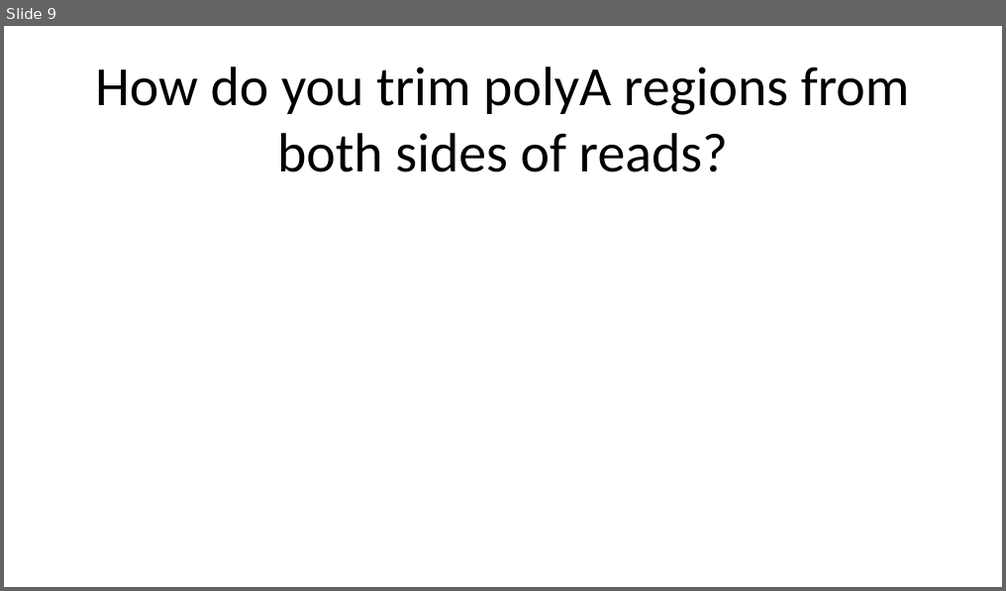
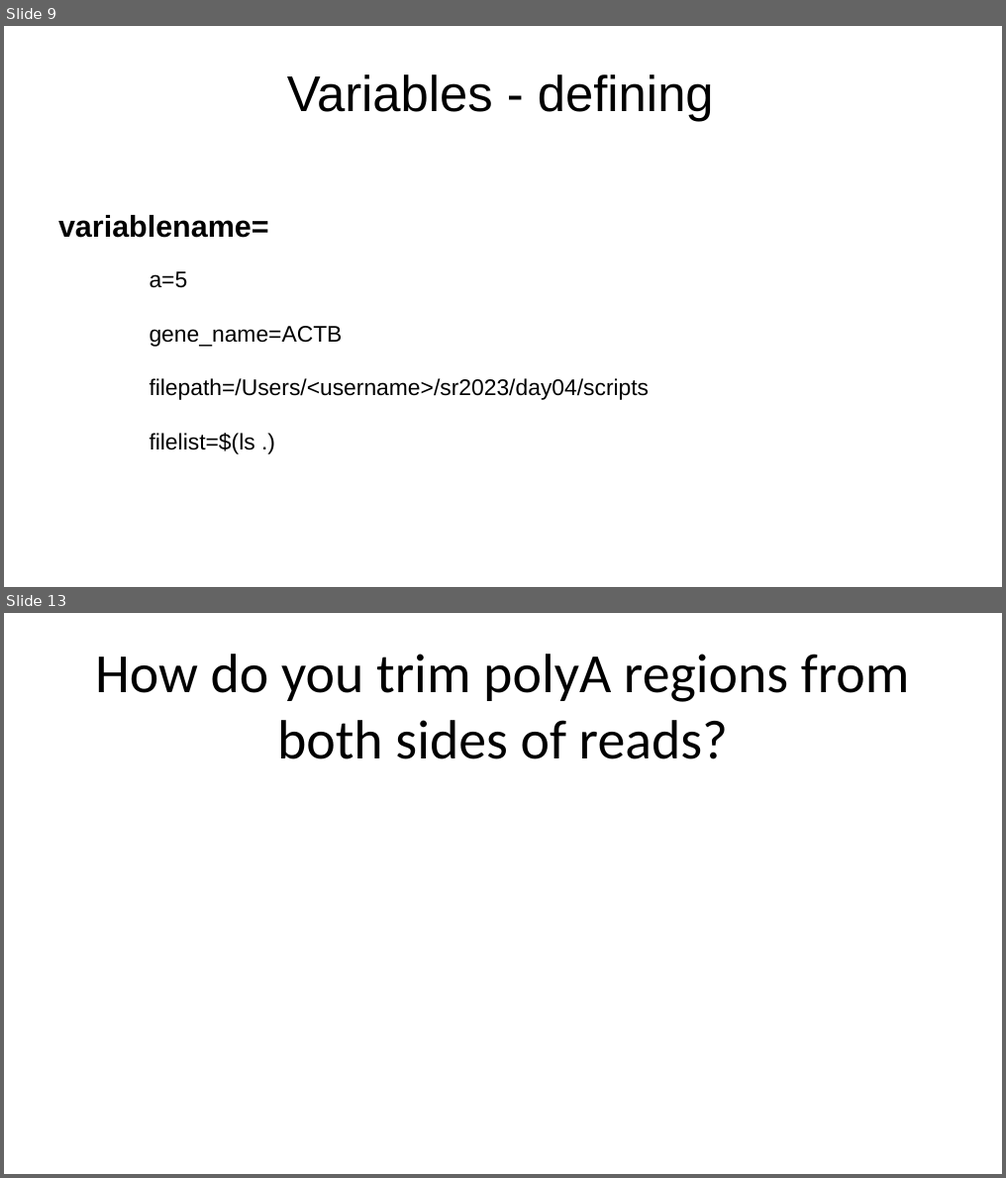
Before and after one commit to Dowell-Lab/srworkshop, a slide deck: day04/slides/Day4_slides.pptx. Shown one above the other, each under a label of ours: slide 9 before the commit, slides 9 and 13 after it; the slides between them are not shown. The pictures are 1006x591 and 1006x1178 pixels, drawn with LibreOffice and Linux fonts; fonts in the diff are those of the drawing. Boxes give left, top, right and bottom in pixels: in the first picture for what was removed or moved away, otherwise in the second. Text is boxed around its words. In the diff, an @@ line names an element or a change of style, - is before the commit and + after.

```diff
--- a/day04/slides/Day4_slides.pptx
+++ b/day04/slides/Day4_slides.pptx
@@ slide 9 added at box(4, 26, 1002, 587), background #FFFFFF @@
@@ text added at box(287, 75, 714, 121), 40 pt, text #000000 @@
+Variables - defining
@@ text added at box(58, 215, 649, 455), 18 pt, text #000000 @@
+variablename=
+              a=5
+              gene_name=ACTB
+              filepath=/Users/<username>/sr2023/day04/scripts
+              filelist=$(ls .)
@@ what was slide 9 is now slide 13 @@
```
Also in this commit, not shown: 1 slide changed, 3 other slides added.
